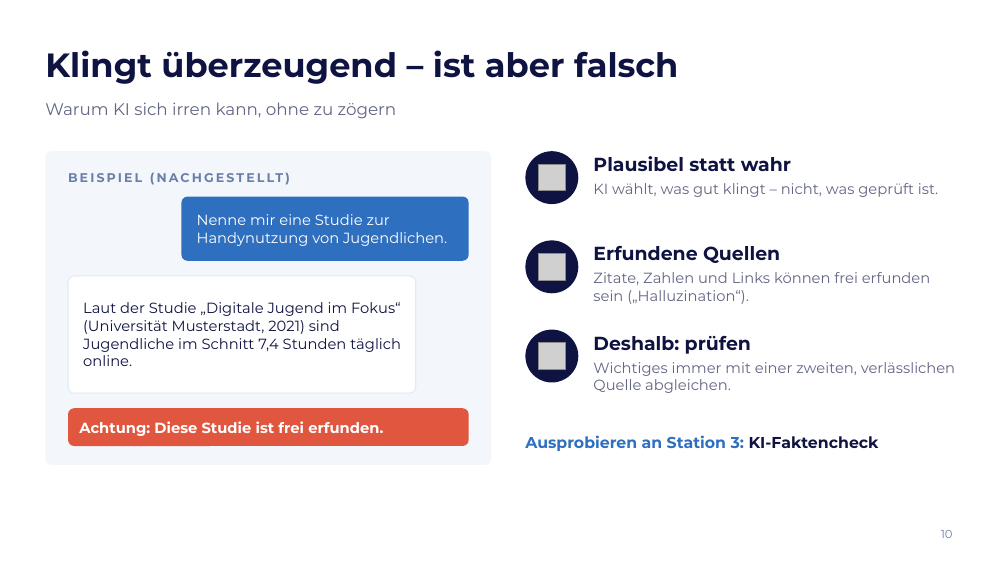
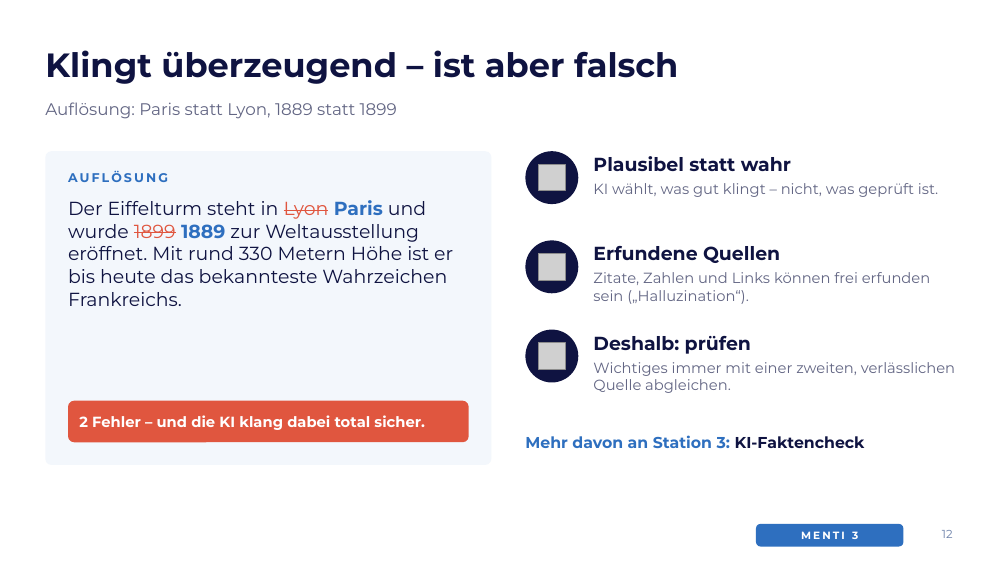
Before and after one commit to elias762/Advisory-board, a slide deck: slide 12 of ki-tag-gymnasium-sued/KI-Tag_Gymnasium-Sued_Impulsvortrag.pptx (slide 10 before the commit). Drawn at 1008x567 pixels with LibreOffice and Linux fonts; fonts in the diff are those of the drawing; grey boxes stand for pictures; background and template pictures are left out. Boxes give left, top, right and bottom in pixels: in the first picture for what was removed or moved away, otherwise in the second. Text is boxed around its words. In the diff, an @@ line names an element or a change of style, - is before the commit and + after.

```diff
--- a/ki-tag-gymnasium-sued/KI-Tag_Gymnasium-Sued_Impulsvortrag.pptx
+++ b/ki-tag-gymnasium-sued/KI-Tag_Gymnasium-Sued_Impulsvortrag.pptx
@@ text at (45, 102, 397, 119): text changed @@
-Warum KI sich irren kann, ohne zu zögern
+Auflösung: Paris statt Lyon, 1889 statt 1899
@@ text at (68, 170, 168, 182): text changed; text colour #6A7FA8 to #2E6FBF @@
-BEISPIEL (NACHGESTELLT)
+AUFLÖSUNG
@@ text added at (68, 200, 453, 306), 18 pt, text #0F1341 @@
+Der Eiffelturm steht in Lyon Paris und wurde 1899 1889 zur Weltausstellung eröffnet. Mit rund 330 Metern Höhe ist er bis heute das bekannteste Wahrzeichen Frankreichs.
@@ rounded rectangle removed at (181, 197, 469, 261) @@
@@ text removed at (197, 214, 447, 246) @@
-Nenne mir eine Studie zur Handynutzung von Jugendlichen.
@@ rounded rectangle removed at (68, 276, 416, 393) @@
@@ text removed at (83, 302, 401, 366) @@
-Laut der Studie „Digitale Jugend im Fokus“ (Universität Musterstadt, 2021) sind Jugendliche im Schnitt 7,4 Stunden täglich online.
@@ rounded rectangle: place and size @@
-rounded rectangle at (68, 408, 469, 446)
+rounded rectangle at (68, 401, 469, 442)
@@ rounded rectangle at (68, 401, 469, 442): proportions changed @@
@@ text added at (79, 415, 424, 430), 14 pt, text #FFFFFF, bold @@
+2 Fehler – und die KI klang dabei total sicher.
@@ text removed at (79, 421, 383, 436) @@
-Achtung: Diese Studie ist frei erfunden.
@@ text at (525, 435, 865, 448): text changed @@
-Ausprobieren an Station 3: KI-Faktencheck
+Mehr davon an Station 3: KI-Faktencheck
@@ rounded rectangle added at (756, 524, 904, 547), fill #2E6FBF @@
@@ text added at (801, 531, 858, 539), 10 pt, text #FFFFFF, bold @@
+MENTI 3
@@ page number at (942, 530, 953, 538): text changed @@
-10
+12
```
Also in this commit, not shown: 8 other slides changed, 8 slides added, 7 slides removed, 2 other files.
